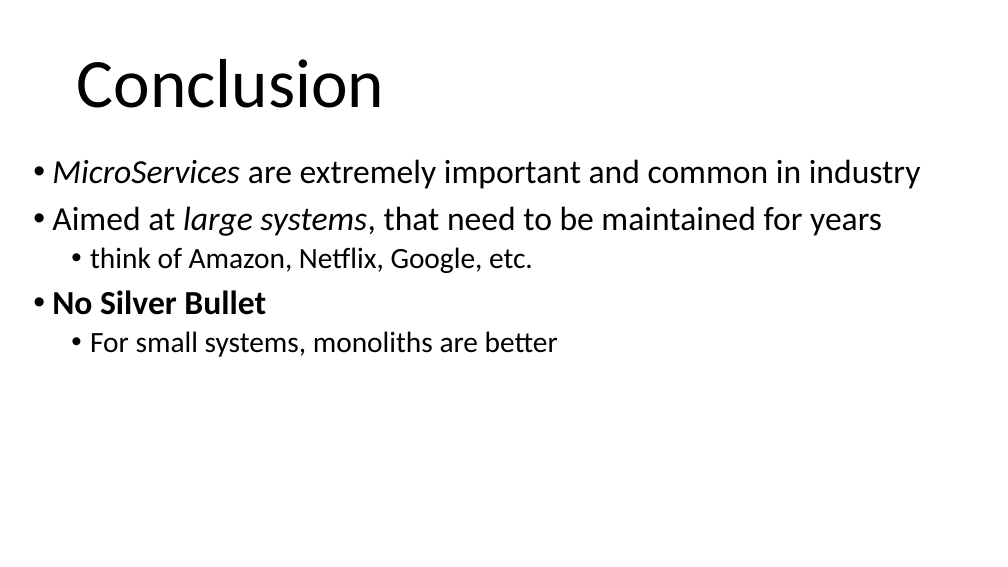
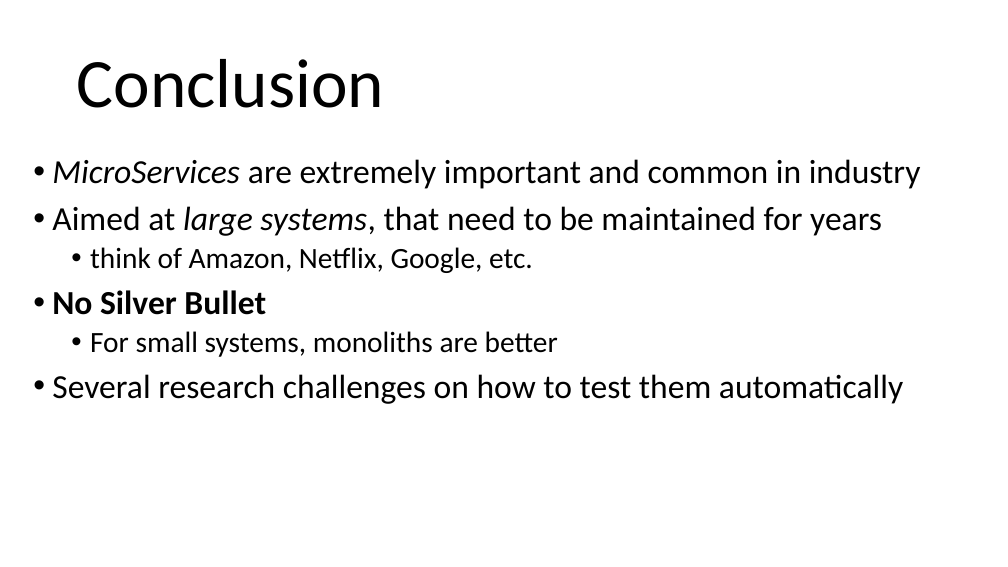
Before and after one commit to arcuri82/eci-2019, a slide deck: slide 55 of slides/lesson_03.pptx. Drawn at 1008x567 pixels with LibreOffice and Linux fonts; fonts in the diff are those of the drawing. Boxes give left, top, right and bottom in pixels: in the first picture for what was removed or moved away, otherwise in the second. Text is boxed around its words. In the diff, an @@ line names an element or a change of style, - is before the commit and + after.

```diff
--- a/slides/lesson_03.pptx
+++ b/slides/lesson_03.pptx
@@ text at [52,374,903,404]: paragraph added @@
+• Several research challenges on how to test them automatically
```
Also in this commit, not shown: 5 other files.
